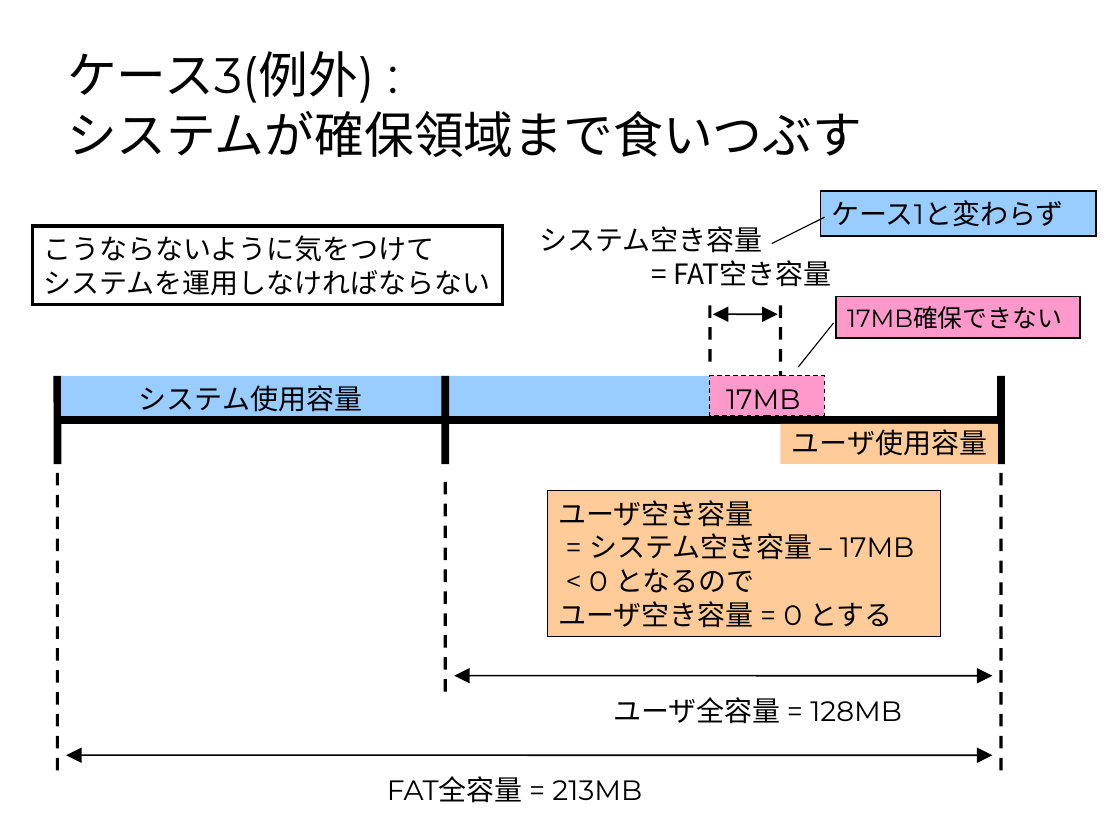
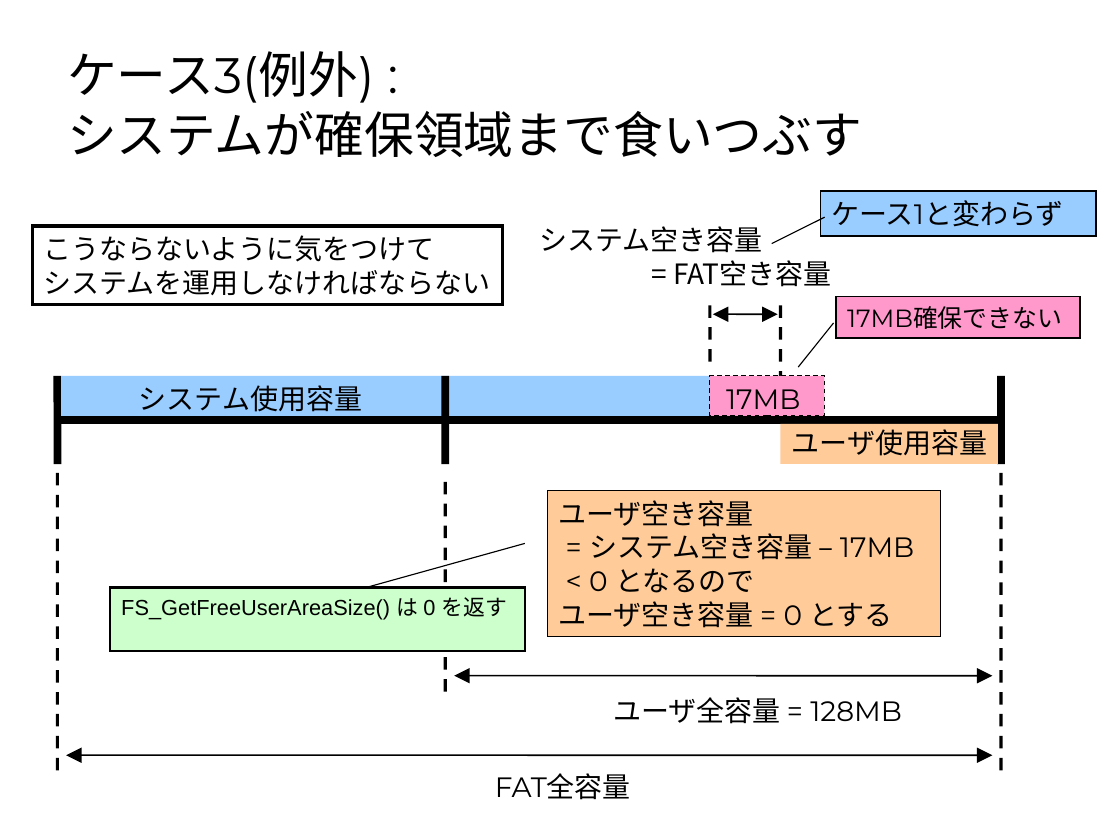
Before and after one commit to rvtr/TwlIPL, a slide deck: slide 3 of docs/NANDシステム領域とユーザ領域の計算方法.ppt (slide 4 before the commit). Drawn at 1120x840 pixels with LibreOffice and Linux fonts; fonts in the diff are those of the drawing. Boxes give left, top, right and bottom in pixels: in the first picture for what was removed or moved away, otherwise in the second. Text is boxed around its words. In the diff, an @@ line names an element or a change of style, - is before the commit and + after.

Commit message:
システム領域とユーザ領域の計算方法の説明にAPIとの対応を追記。

```diff
--- a/docs/NANDシステム領域とユーザ領域の計算方法.ppt
+++ b/docs/NANDシステム領域とユーザ領域の計算方法.ppt
@@ line added from (366, 588) to (525, 543), #000000 0.74 pt @@
@@ rectangle added at (110, 588, 524, 652), fill #CCFFCC, outline #000000 1.5 pt, 14 pt, text #000000 @@
+FS_GetFreeUserAreaSize() は 0 を返す
@@ text at (495, 773, 631, 800): text changed @@
-FAT全容量 = 213MB
+FAT全容量
```
Also in this commit, not shown: 3 other slides changed, 1 slide removed, 1 other file.
